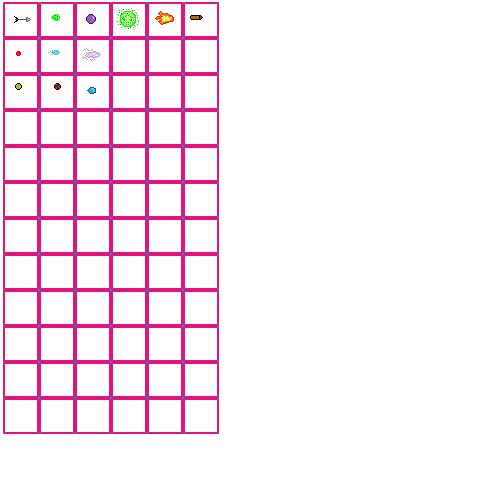
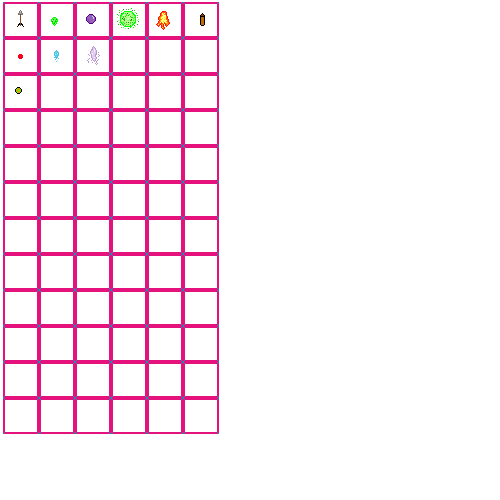
Layer changes from the first (500, 500) image to the second:
painted on "Calque 5(collé) Fusionnés" over [14, 10, 205, 94]
